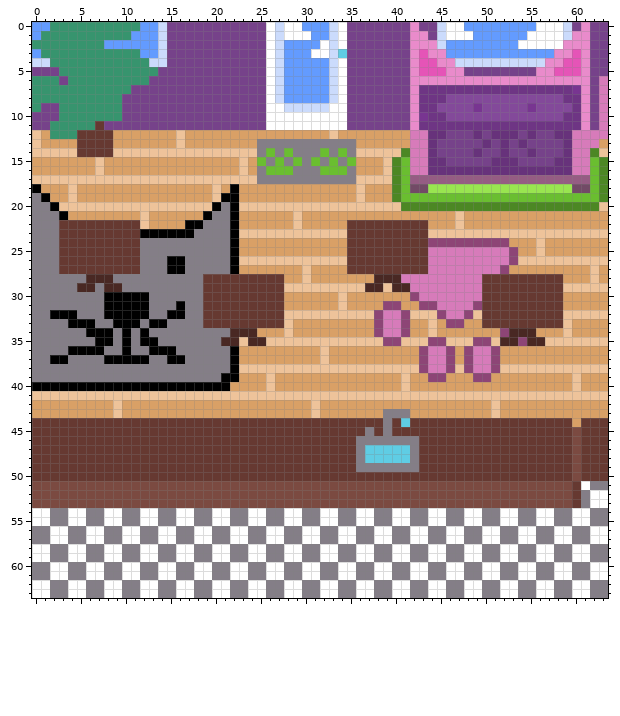
Two versions of one pixel-art sprite, sprites/background-cafe.png. Above is the file before it was changed.
The file is 64x64 pixels.
And afterwards:
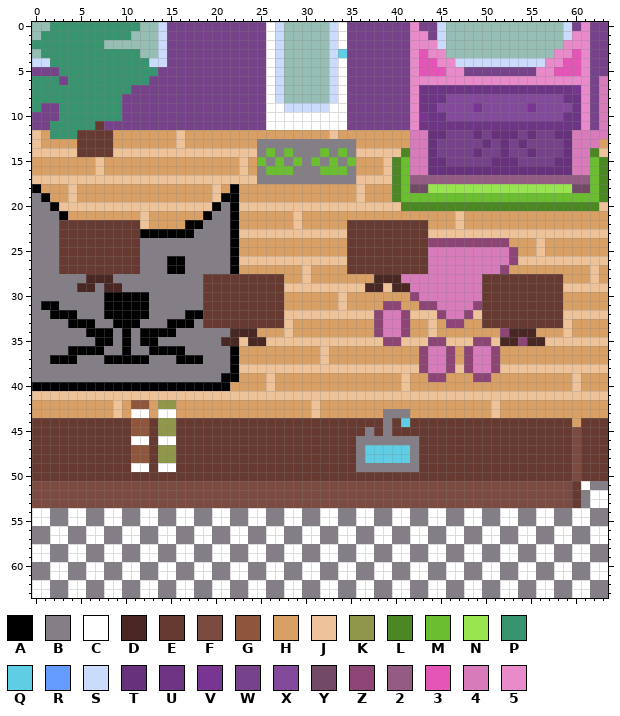
Palette (. is transparent): A #000000  B #847e87  C #ffffff  D #492823  E #663931  F #7b4a41  G #8f563b  H #d9a066  J #eec39a  K #8f974a  L #4c8724  M #6abe30  N #99e550  P #37946e  Q #5fcde4  R #639bff  S #cbdbfc  T #67327b  U #6e3584  V #783591  W #76428a  X #83499a  Y #724a66  Z #8d4576  2 #955c83  3 #e554b7  4 #d77bba  5 #e98bcb
Difference:
@@ x 0..63 @@
- 0 RRPPPPPPPPPPRRSWWWWWWWWWWWCSCCRRRSCWWWWWWW5WWSCCRRRRRRRRCCCSW5WW
- 1 RPPPPPPPPPPRRRSWWWWWWWWWWWCSCCCRRSCWWWWWWW55WSCCCRRRRRRCCCCS55WW
- 2 PPPPPPPPRRRRRRSWWWWWWWWWWWCSRRRRCSCWWWWWWW555SRRRRRRRRCCCCC555WW
- 3 RPPPPPPPPPPPRRSWWWWWWWWWWWCSRRRCCSQWWWWWWW5355RRRRRRRRRRRR5535WW
- 4 SSPPPPPPPPPPPSSWWWWWWWWWWWCSRRRRRSCWWWWWWW53355SSSSSSSSSS55335WW
- 5 WWWPPPPPPPPPPPWWWWWWWWWWWWCSRRRRRSCWWWWWWW533355WWWWWWWW553335WW
- 6 PPPWPPPPPPPPPWWWWWWWWWWWWWCSRRRRRSCWWWWWWW55555555555555555555W4
- 7 PPPPPPPPPPPWWWWWWWWWWWWWWWCSRRRRRSCWWWWWWW5UUUUUUUUUUUUUUUUUV5W4
- 8 PPPPPPPPPPWWWWWWWWWWWWWWWWCSRRRRRSCWWWWWWW5UUUXXXXXXXXXXXXXUU5W4
+ 0 ..PPPPPPPPPP..SWWWWWWWWWWWCS.....SCWWWWWWW5WWS.............SW5WW
+ 1 .PPPPPPPPPP...SWWWWWWWWWWWCS.....SCWWWWWWW55WS.............S55WW
+ 2 PPPPPPPP......SWWWWWWWWWWWCS.....SCWWWWWWW555S.............555WW
+ 3 .PPPPPPPPPPP..SWWWWWWWWWWWCS.....SQWWWWWWW5355............5535WW
+ 4 SSPPPPPPPPPPPSSWWWWWWWWWWWCS.....SCWWWWWWW53355SSSSSSSSSS55335WW
+ 5 WWWPPPPPPPPPPPWWWWWWWWWWWWCS.....SCWWWWWWW533355WWWWWWWW553335WW
+ 6 PPPWPPPPPPPPPWWWWWWWWWWWWWCS.....SCWWWWWWW55555555555555555555W4
+ 7 PPPPPPPPPPPWWWWWWWWWWWWWWWCS.....SCWWWWWWW5UUUUUUUUUUUUUUUUUV5W4
+ 8 PPPPPPPPPPWWWWWWWWWWWWWWWWCS.....SCWWWWWWW5UUUXXXXXXXXXXXXXUU5W4
  9 PWWPPPPPPPWWWWWWWWWWWWWWWWCCSSSSSCCWWWWWWW5UUXXXXVXXXXXVXXXXU5W4
@@ x 0..20 @@
 30 BBBBBBBBAAAAABBBBBBEE
-31 BBBBBBBBAAAAABBBABBEE
-32 BBAAABBBAAAAABBAABBEE
-33 BBBBAAABBAAABAABBBBEE
-34 BBBBBBAAABABABBBBBBBB
+31 BAABBBBBAAAAABBBBBBEE
+32 BBAAABBBAAAAABBBBAAEE
+33 BBBBAAABBAAABBBAAABEE
+34 BBBBBBAAABABAAAABBBBB
 35 BBBBBBBAABABAABBBBBBB
-36 BBBBAAAABBABBAAABBBBB
-37 BBAABBBBAAAAABBAABBBB
+36 BBBBAAAABBABBAAAABBBB
+37 BBAAABBBAAAAABBBAAABB
 38 BBBBBBBBBBBBBBBBBBBBB
@@ x 9..17 @@
 41 JJJJJJJJJ
-42 JHHHHHHHH
-43 JHHHHHHHH
-44 EEEEEEEEE
-45 EEEEEEEEE
-46 EEEEEEEEE
-47 EEEEEEEEE
-48 EEEEEEEEE
-49 EEEEEEEEE
+42 JHGGHKKHH
+43 JHCCHCCHH
+44 EEGGEKKEE
+45 EEGGEKKEE
+46 EECCECCEE
+47 EEGGEKKEE
+48 EEGGEKKEE
+49 EECCECCEE
 50 EEEEEEEEE
Changed places in both pictures, as pixel boxes (x1, y1, x2, y2):
erased: (32, 22, 50, 58)
erased: (104, 22, 158, 58)
erased: (284, 22, 329, 103)
erased: (446, 22, 563, 58)
changed: (41, 301, 59, 310)
changed: (149, 301, 203, 364)
changed: (68, 355, 77, 364)
changed: (131, 400, 176, 472)
